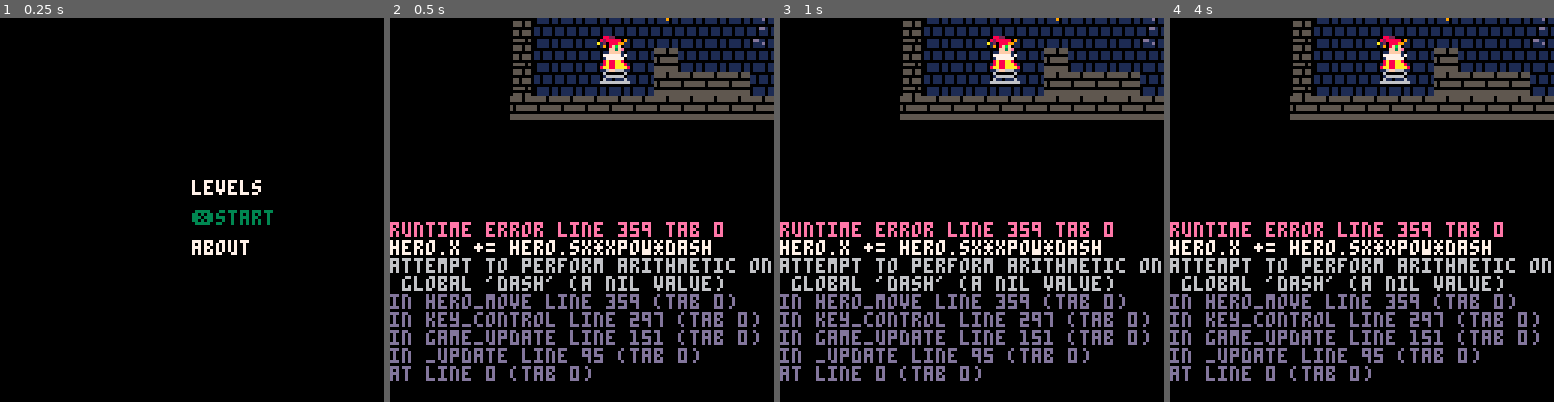
Above: before the commit, frames 1-4 (left to right).
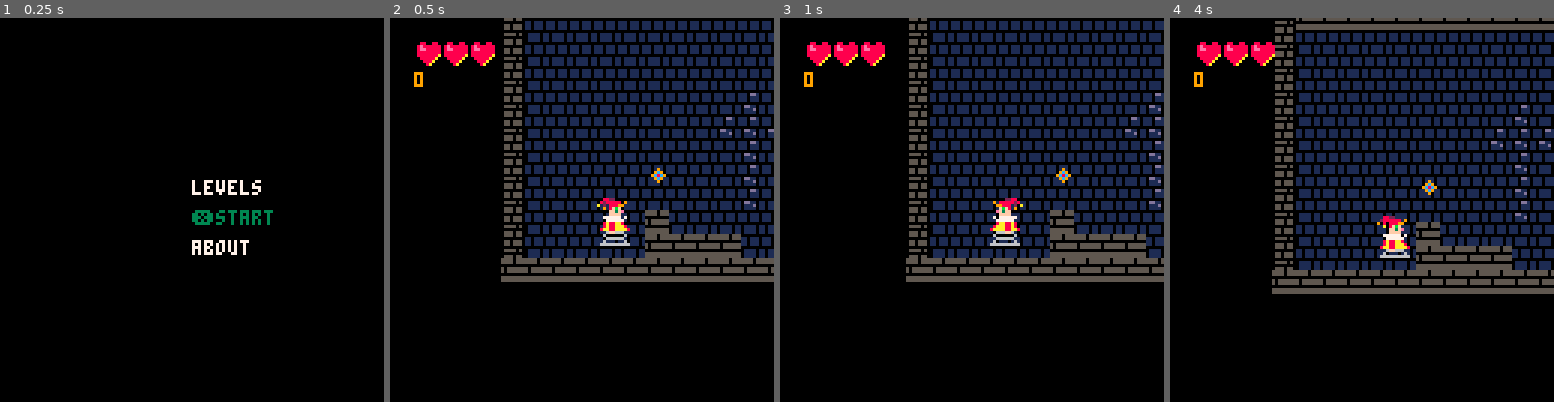
Above: after the commit, the same moments.

Repository: scorp66/pico
Game: PICO-8 cartridge пердитог.p8
Two runs of this game, one before a commit and one after it. Both use one fixed random seed, a clock stepped at 60 frames per second and the inputs below.
Inputs:
- Up to frame 1 (0.25 s): no input
- Up to frame 2 (0.5 s): tap X (X key) at 0.33 s
- Up to frame 3 (1 s): no input
- Up to frame 4 (4 s): tap X (X key) at 1.07, 1.85, 2.97 s; hold Right 1.6-2.1 s; hold Up 2.15-2.42 s; hold Right 2.47-3.03 s; hold Left 3.08-3.58 s; hold Down 3.63-3.97 s

Frame 1 is identical in both runs. In frame 2, 41% of the frame differs, in the area x 0-100%, y 0-95%; in frame 3, 39%; in frame 4, 44%.
Error before the commit: runtime error line 359 tab 0; hero.x += hero.sx*xpow*dash; attempt to perform arithmetic on global 'dash' (a nil value)

Commit message:
fix dash in init

Diff:
--- a/пердитог.p8
+++ b/пердитог.p8
@@ -15,7 +15,7 @@
 d_timer = 0
 movement.x = hero.x
 movement.y = hero.y
-
+dash = 0
 levels=
 {
  "64x47 81 68x80 , 81 68x5 66 67 68x4 66 67 68x20 81 68x12 81 68x80 , 81 68x2 65x3 82 83 65x3 68 82 83 68x2 65 68x17 81 …(1792 unchanged characters)…
